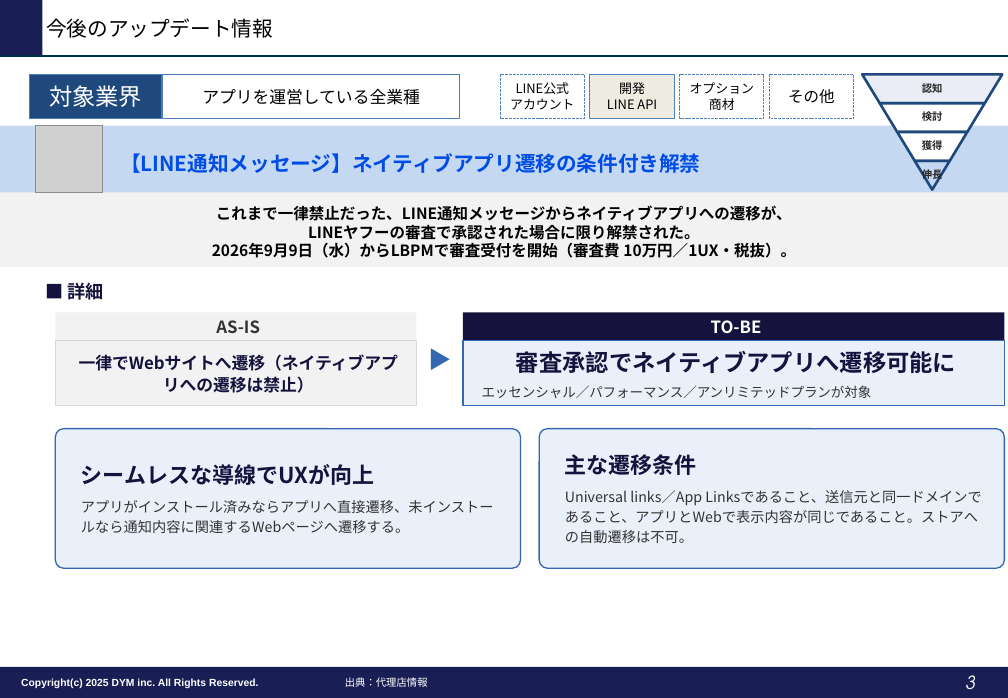
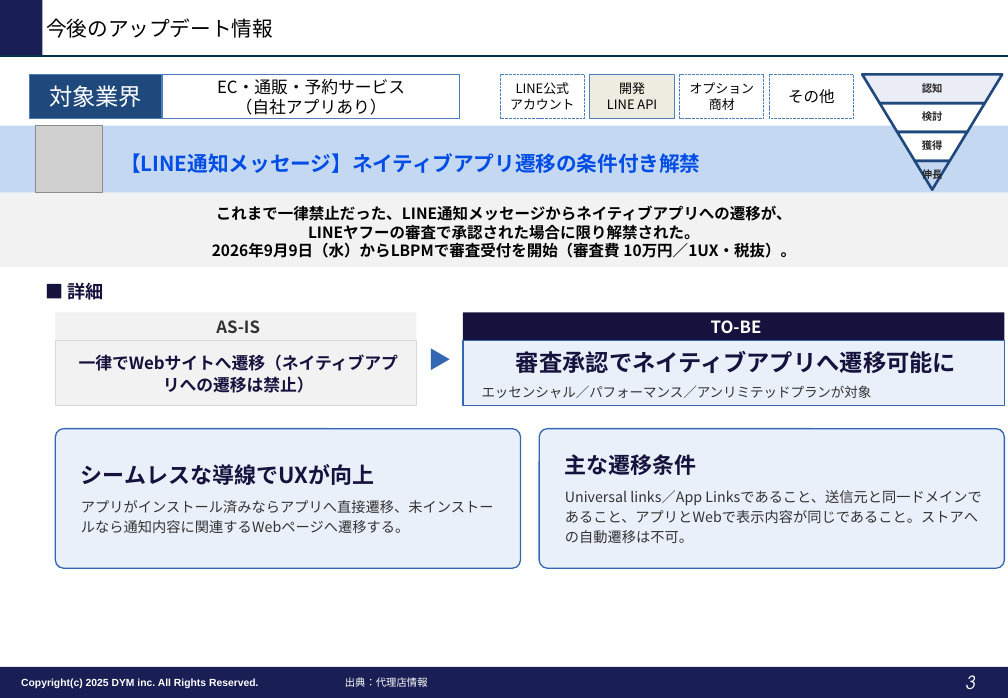
Before and after one commit to tonomura-r-dev/folder, a slide deck: slide 3 of LINEOA媒体最新情報_2026年10月トレンドレポート.pptx. Drawn at 1008x698 pixels with LibreOffice and Linux fonts; fonts in the diff are those of the drawing; grey boxes stand for pictures; background and template pictures are left out. Boxes give left, top, right and bottom in pixels: in the first picture for what was removed or moved away, otherwise in the second. Text is boxed around its words. In the diff, an @@ line names an element or a change of style, - is before the commit and + after.

```diff
--- a/LINEOA媒体最新情報_2026年10月トレンドレポート.pptx
+++ b/LINEOA媒体最新情報_2026年10月トレンドレポート.pptx
@@ text in rectangle at bbox=[217, 79, 405, 115]: text changed @@
-アプリを運営している全業種
+EC・通販・予約サービス
+（自社アプリあり）
```
Also in this commit, not shown: 7 other slides changed.
